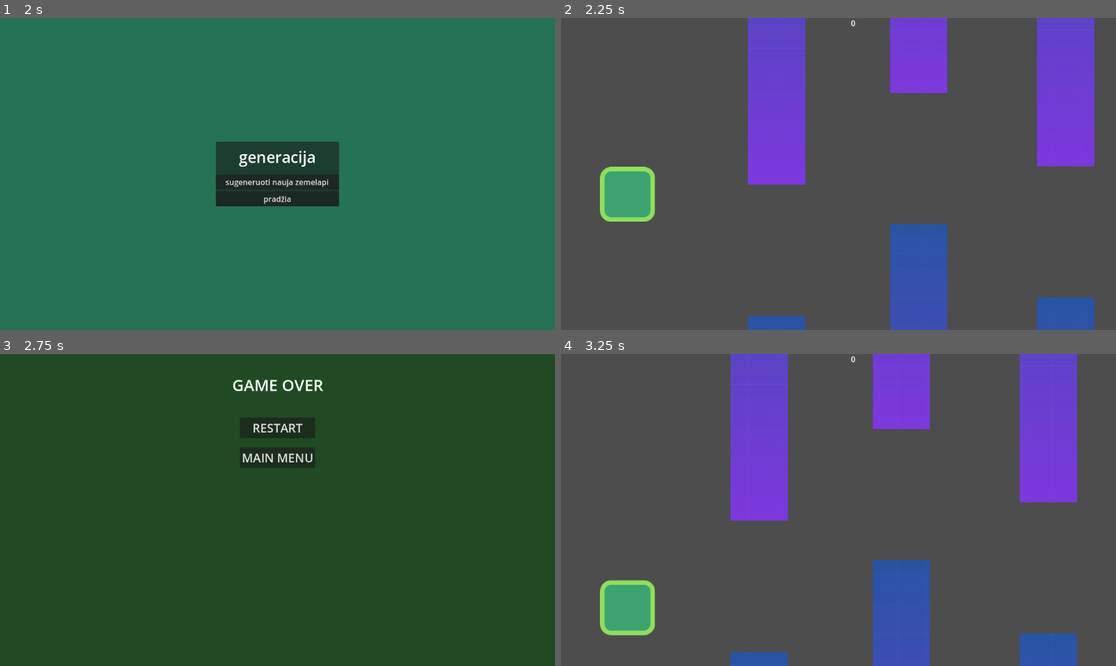
Above: before the commit, frames 1-4 (two rows, left to right).
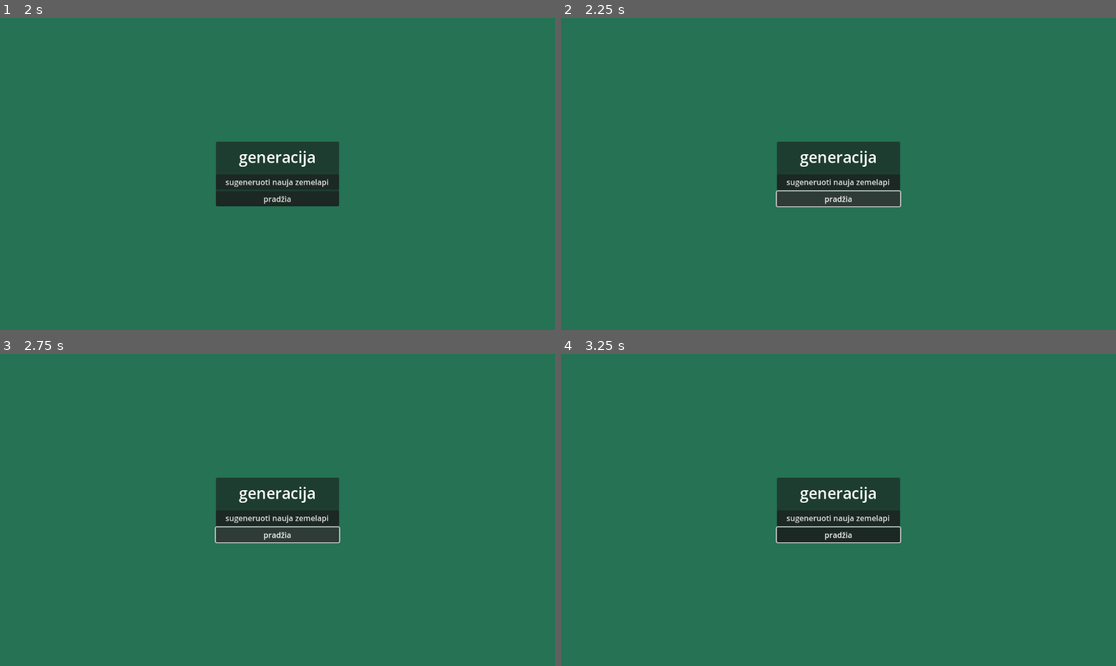
Above: after the commit, the same moments.

Repository: GrybasBaravykas/ZaidimoPraktika
Game: Godot game, scene res://src/main_menu.tscn
Same seed, same stepped clock (60 frames per second), same inputs: the game is played once before the commit and once after it.
Inputs (mouse positions are in pixels of both pictures, inside the frame that each line leads up to):
- Up to frame 1 (2 s): click "parduotuvė" at 0.5 s; click "pradžia" at 1.25 s
- Up to frame 2 (2.25 s): click "pradžia" at 2 s
- Up to frame 3 (2.75 s): no input
- Up to frame 4 (3.25 s): click (838, 428) at 2.75 s, where only the run before the commit has a clickable "RESTART"

Frame 1 is identical in both runs. In frame 2, 100% of the frame differs, in the area x 0-100%, y 0-100%; in frame 3, 97%; in frame 4, 100%.
Error before the commit: Attempt to call function 'get_as_text' in base 'null instance' on a null instance. (res://map_gen_json.gd:17)

Commit message:
mano fiksas

Diff:
--- a/src/MainMenu.gd
+++ b/src/MainMenu.gd
@@ -15,8 +15,8 @@
 
 
 func _on_button_shop_pressed() -> void:
-	pass # Replace with function body.
-
+	#get_tree().change_scene_to_file("res")
+	pass
 
 
 func _on_button_gen_pressed() -> void:
@@ -24,4 +24,5 @@
 
 
 func _on_button_start_pressed() -> void:
-	get_tree().change_scene_to_file("res://src/world.tscn")
+	if(FileAccess.file_exists(my_json.path)):
+		get_tree().change_scene_to_file("res://src/world.tscn")
--- a/src/player.gd
+++ b/src/player.gd
@@ -26,7 +26,7 @@
 	var Wall_instance = Wall.instantiate()
 	var wall_pos = my_json.take_gen_val()
 	print(wall_pos)
-	Wall_instance.position = Vector2(1300,randi_range(150 + wall_pos * 20, 150 + wall_pos * 20))
+	Wall_instance.position = Vector2(1300,170 + wall_pos * 35)
 	get_parent().call_deferred("add_child",Wall_instance)
 
 
@@ -40,7 +40,6 @@
 func _on_detect_area_entered(area: Area2D) -> void:
 	if area.name == "pointarea":
 		score += 1
-		print(score);
 
 
 func _on_detect_body_entered(body: Node2D) -> void:
